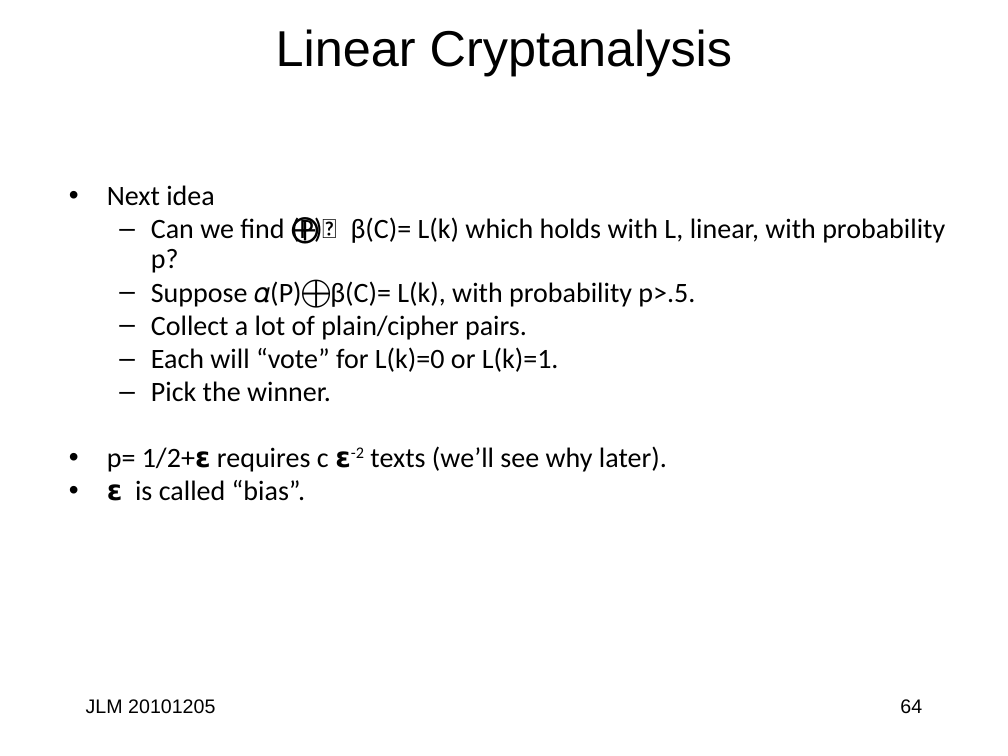
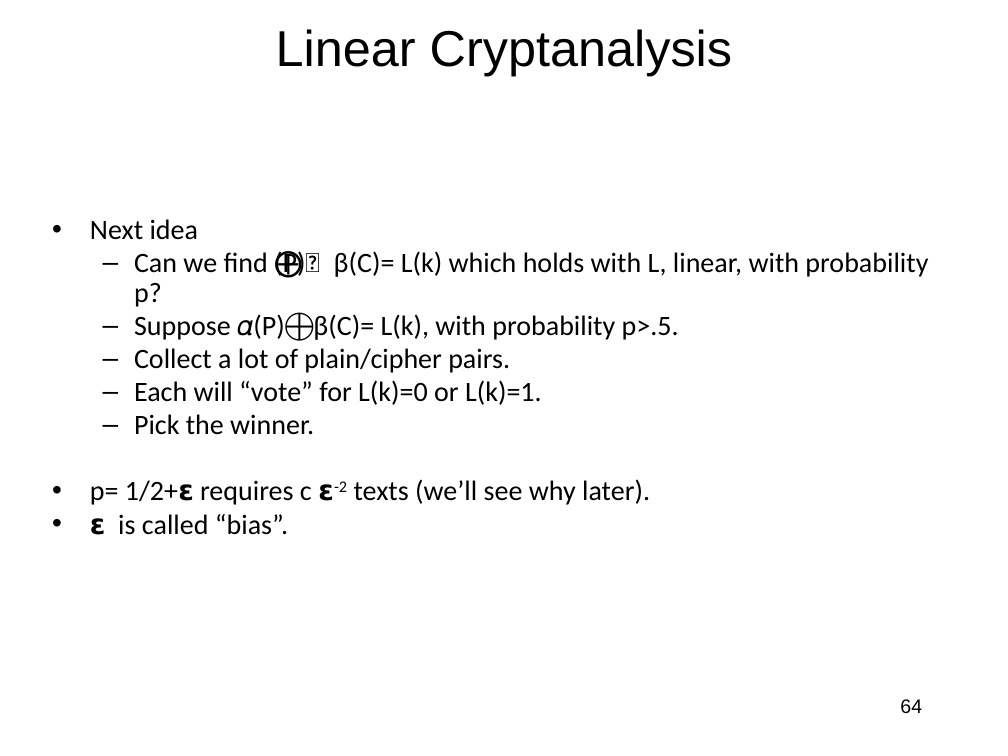
Before and after one commit to jlmucb/class_notes, a slide deck: slide 64 of BerkeleyClass/CS290Spring2013/Lectures/Cryptoclass3.pptx. Drawn at 1008x756 pixels with LibreOffice and Linux fonts; fonts in the diff are those of the drawing. Boxes give left, top, right and bottom in pixels: in the first picture for what was removed or moved away, otherwise in the second. Text is boxed around its words. In the diff, an @@ line names an element or a change of style, - is before the commit and + after.

```diff
--- a/BerkeleyClass/CS290Spring2013/Lectures/Cryptoclass3.pptx
+++ b/BerkeleyClass/CS290Spring2013/Lectures/Cryptoclass3.pptx
@@ text "Next idea" moved from (x1=107, y1=185, x2=945, y2=501) to (x1=90, y1=219, x2=928, y2=535) @@
@@ text removed at (x1=86, y1=699, x2=215, y2=714) @@
-JLM 20101205
```
Also in this commit, not shown: 8 other slides changed, 1 other file.
